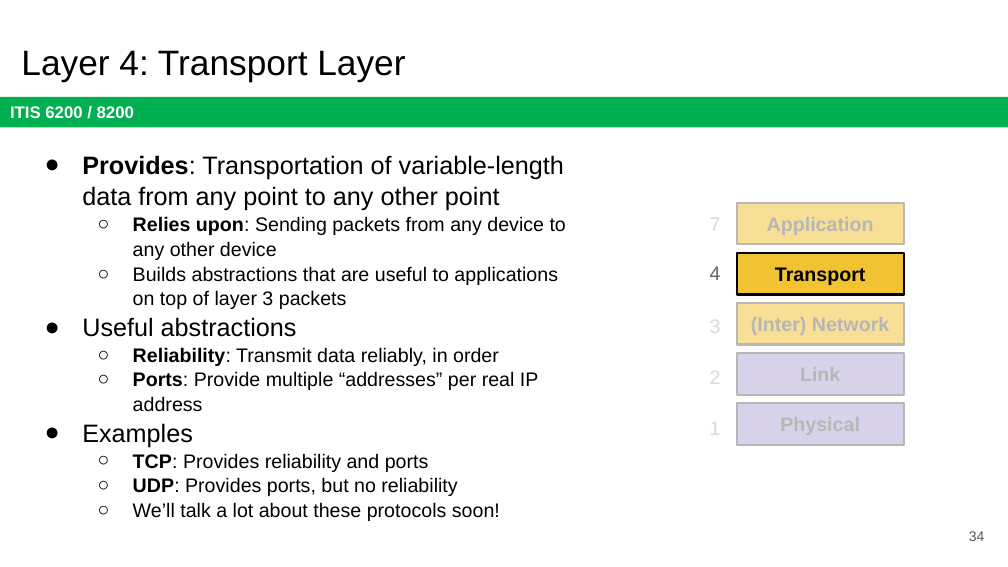
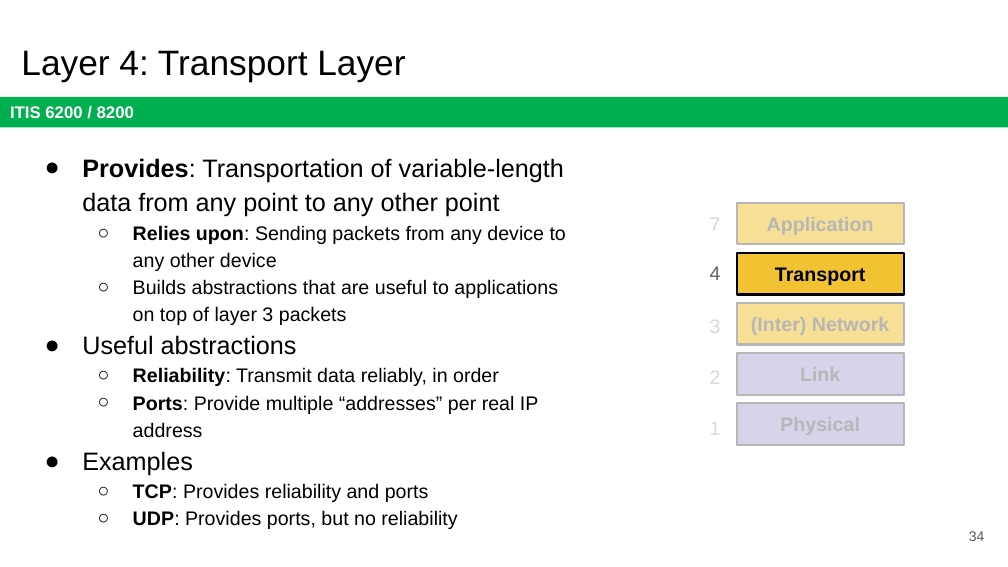
Before and after one commit to jx5c/github.io, a slide deck: slide 34 of teaching/ITIS6200/2023fa/lectures/lec14.pptx. Drawn at 1008x567 pixels with LibreOffice and Linux fonts; fonts in the diff are those of the drawing. Boxes give left, top, right and bottom in pixels: in the first picture for what was removed or moved away, otherwise in the second. Text is boxed around its words. In the diff, an @@ line names an element or a change of style, - is before the commit and + after.

```diff
--- a/teaching/ITIS6200/2023fa/lectures/lec14.pptx
+++ b/teaching/ITIS6200/2023fa/lectures/lec14.pptx
@@ text "Provides: Transportation of variable-length data ..." at (82, 158, 566, 529): line spacing 1.05 to 1.15 @@
@@ text at (133, 502, 500, 521): paragraph removed @@
-  ○ We’ll talk a lot about these protocols soon!
```
Also in this commit, not shown: 1 other slide changed, 7 other files.
